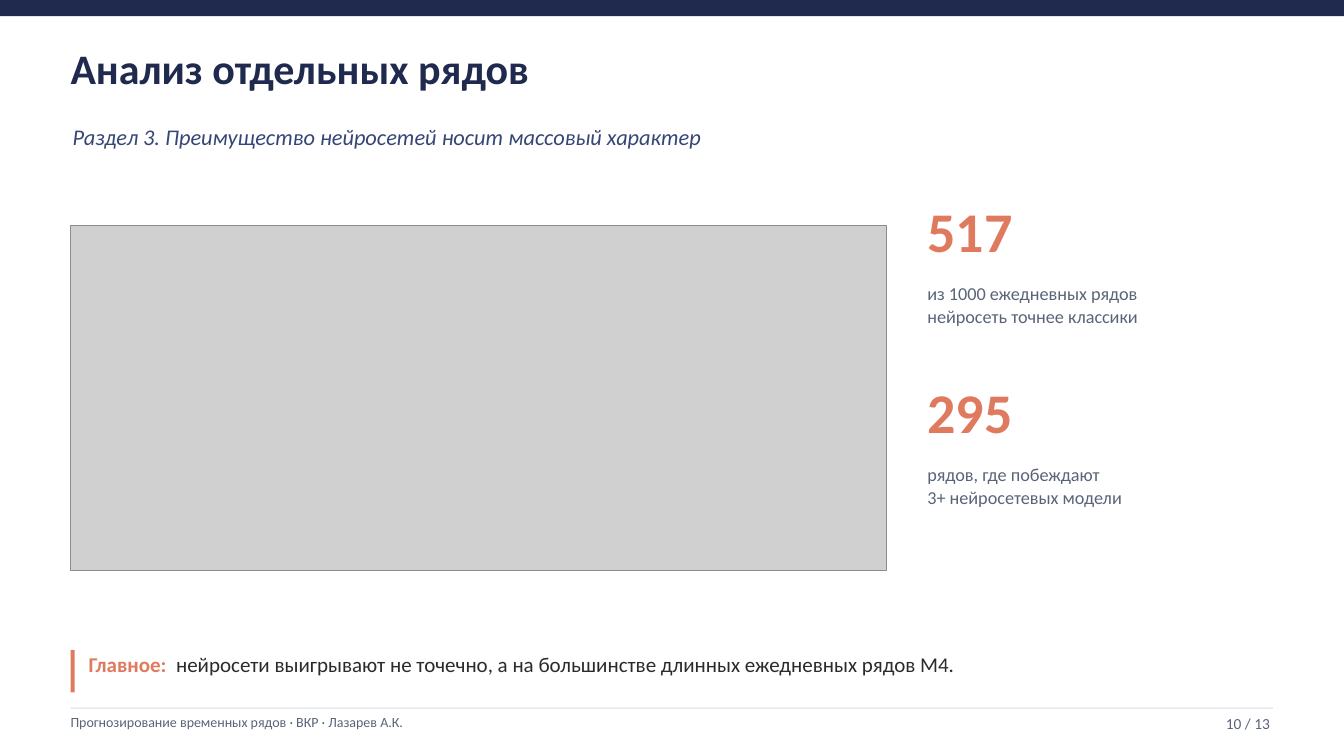
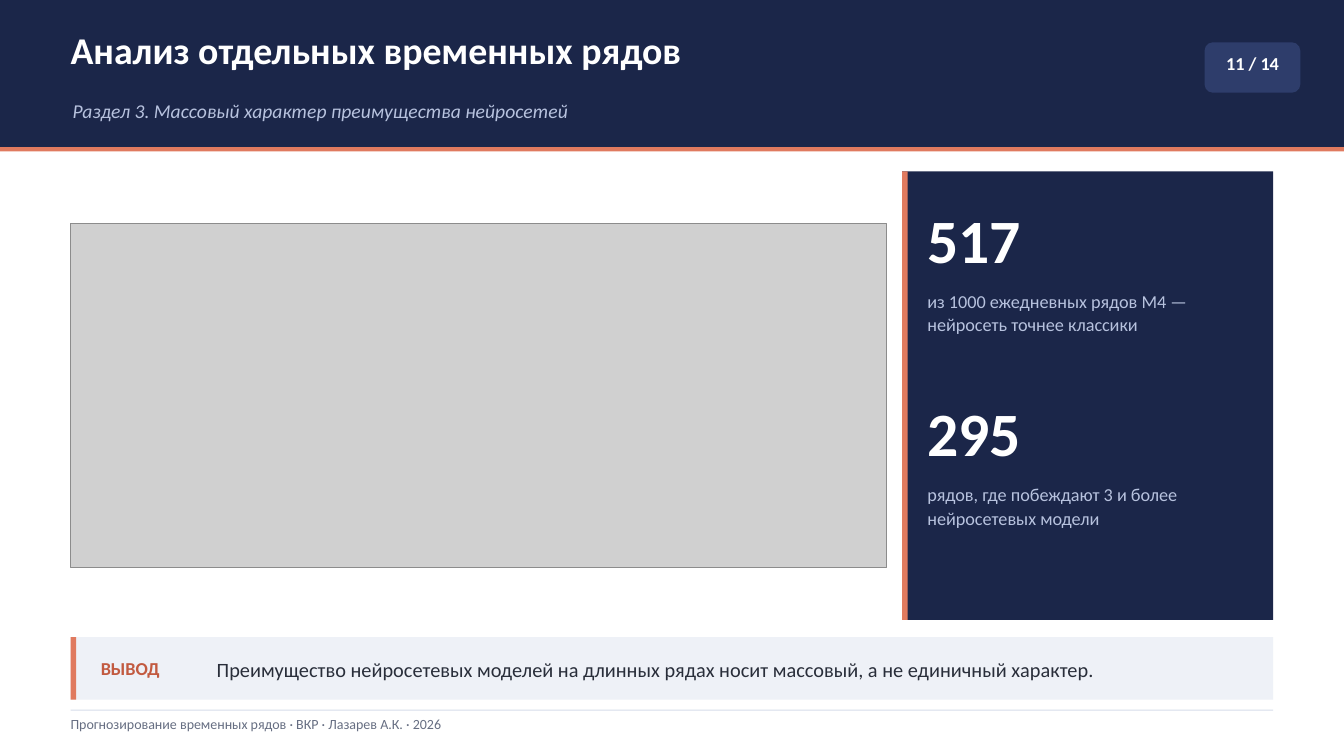
Before and after one commit to Prost444/Hybrid-models-for-TS-processing, a slide deck: slide 11 of docs/Презентация_Лазарев_ВКР.pptx (slide 10 before the commit). Drawn at 1344x756 pixels with LibreOffice and Linux fonts; fonts in the diff are those of the drawing; grey boxes stand for pictures. Boxes give left, top, right and bottom in pixels: in the first picture for what was removed or moved away, otherwise in the second. Text is boxed around its words. In the diff, an @@ line names an element or a change of style, - is before the commit and + after.

```diff
--- a/docs/Презентация_Лазарев_ВКР.pptx
+++ b/docs/Презентация_Лазарев_ВКР.pptx
@@ rectangle: place and size @@
-rectangle at box(0, 0, 1344, 16)
+rectangle at box(0, 0, 1344, 147)
@@ rectangle at box(0, 0, 1344, 147): fill #1F2A4E to #1B2649 @@
@@ text at box(71, 39, 681, 70): text changed; size 30 to 27 pt; text colour #1F2A4E to #FFFFFF @@
-Анализ отдельных рядов
+Анализ отдельных временных рядов
@@ rounded rectangle added at box(1205, 42, 1301, 93), fill #2E3D6B @@
@@ text added at box(1226, 58, 1279, 70), 13 pt, text #FFFFFF, bold @@
+11 / 14
@@ text at box(73, 105, 567, 121): text changed; size 16 to 14 pt; text colour #374676 to #B7C2DE @@
-Раздел 3. Преимущество нейросетей носит массовый характер
+Раздел 3. Массовый характер преимущества нейросетей
@@ rectangle added at box(0, 147, 1344, 151), fill #E07A5F @@
@@ rectangle added at box(902, 171, 1273, 620), fill #1B2649 @@
@@ rectangle added at box(902, 171, 908, 620), fill #E07A5F @@
@@ text "517" at box(927, 223, 1020, 264): size 40 to 44 pt, text colour #E07A5F to #FFFFFF @@
@@ text at box(927, 296, 1167, 334): text changed; text colour #5A6478 to #B7C2DE @@
-из 1000 ежедневных рядов
-нейросеть точнее классики
+из 1000 ежедневных рядов M4 — нейросеть точнее классики
@@ text "295" at box(927, 415, 1020, 457): size 40 to 44 pt, text colour #E07A5F to #FFFFFF @@
@@ text "295": place and size @@
-text "295" at box(927, 396, 1012, 434)
+text "295" at box(927, 415, 1020, 457)
@@ text at box(927, 488, 1177, 528): text changed; text colour #5A6478 to #B7C2DE @@
-рядов, где побеждают
-3+ нейросетевых модели
+рядов, где побеждают 3 и более нейросетевых модели
@@ rectangle: place and size @@
-rectangle at box(71, 650, 75, 693)
+rectangle at box(71, 637, 77, 700)
@@ rectangle added at box(71, 637, 1273, 700), fill #EEF1F7 @@
@@ text removed at box(89, 657, 954, 676) @@
-Главное: нейросети выигрывают не точечно, а на большинстве длинных ежедневных рядов M4.
@@ text added at box(101, 663, 160, 678), 13 pt, text #C25A40, bold @@
+ВЫВОД
@@ text added at box(217, 663, 1093, 681), 14.5 pt, text #292E3A @@
+Преимущество нейросетевых моделей на длинных рядах носит массовый, а не единичный характер.
@@ text at box(71, 719, 441, 732): text changed; text colour #5A6478 to #666E82 @@
-Прогнозирование временных рядов · ВКР · Лазарев А.К.
+Прогнозирование временных рядов · ВКР · Лазарев А.К. · 2026
@@ rectangle at box(71, 710, 1273, 711): fill #D8DDE8 to #D7DDEA @@
@@ text removed at box(1226, 719, 1270, 729) @@
-10 / 13
```
Also in this commit, not shown: 5 other slides changed, 8 slides added, 7 slides removed, 6 other files.
